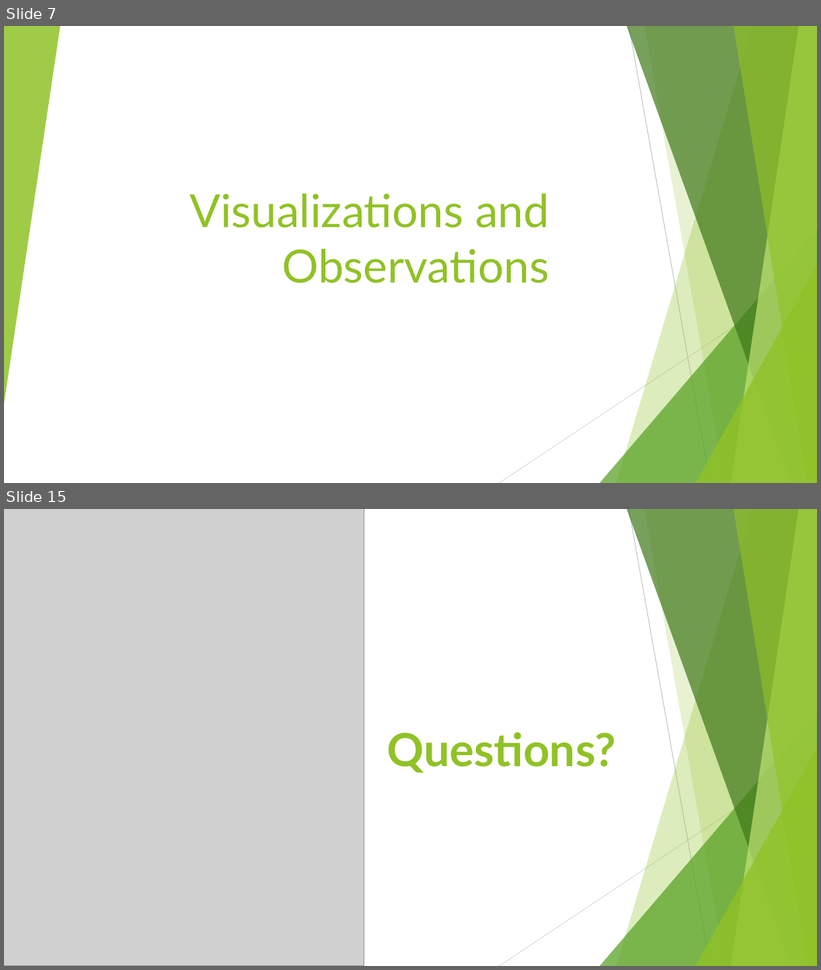
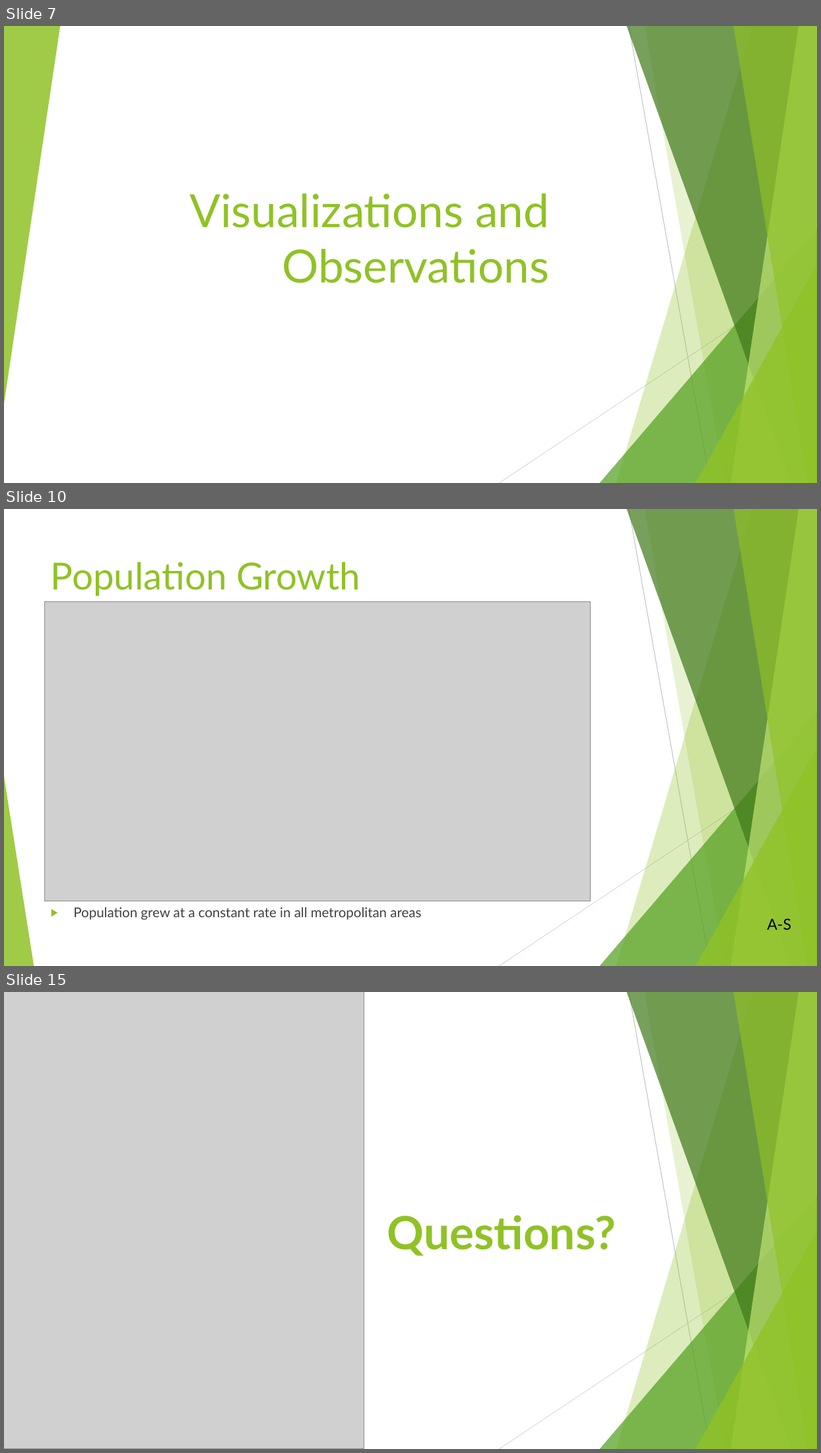
Before and after one commit to Fescamil1/Project_1_Housing_Market_Analysis, a slide deck: Texas Housing Market Analysis PowerPoint.pptx. Shown one above the other, each under a label of ours: slides 7 and 15 before the commit, slides 7, 10 and 15 after it; the slides between them are not shown. The pictures are 821x970 and 821x1453 pixels, drawn with LibreOffice and Linux fonts; fonts in the diff are those of the drawing; grey boxes stand for pictures. Boxes give left, top, right and bottom in pixels: in the first picture for what was removed or moved away, otherwise in the second. Text is boxed around its words. In the diff, an @@ line names an element or a change of style, - is before the commit and + after.

```diff
--- a/Texas Housing Market Analysis PowerPoint.pptx
+++ b/Texas Housing Market Analysis PowerPoint.pptx
@@ slide 10 added at (4,509,817,966), background #FFFFFF; not listed: 10 template elements that a slide beside it also shows @@
@@ title added at (51,562,360,596), 44 pt, text #90C226 @@
+Population Growth
@@ picture added at (45,601,591,902) @@
@@ text added at (73,908,421,920), 16 pt, text #404040 @@
+▶ Population grew at a constant rate in all metropolitan areas
@@ text added at (767,919,791,930), 18 pt, text #000000 @@
+A-S
```
Also in this commit, not shown: 11 slides changed, 1 other slide added, 2 slides removed, 1 other file.
